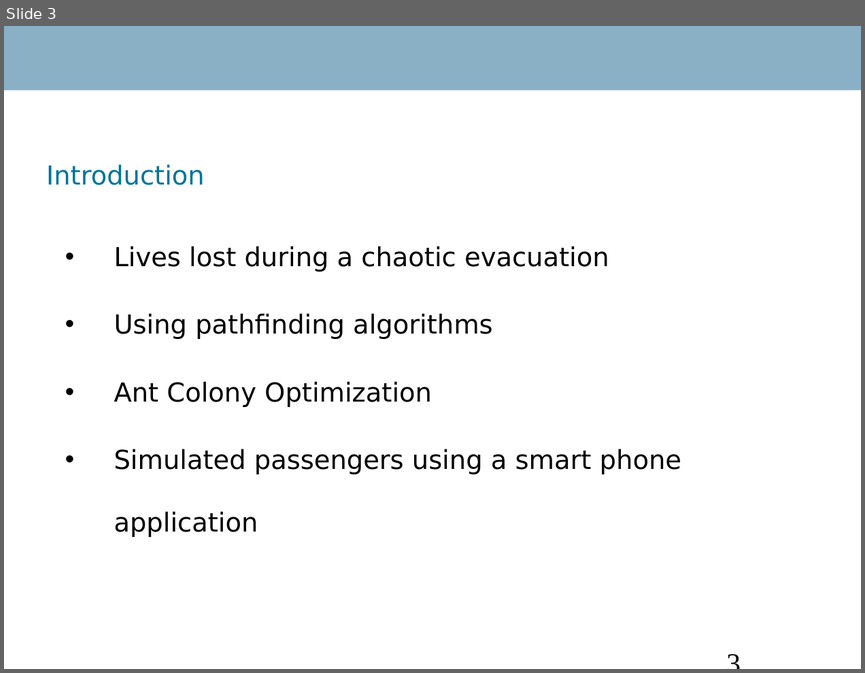
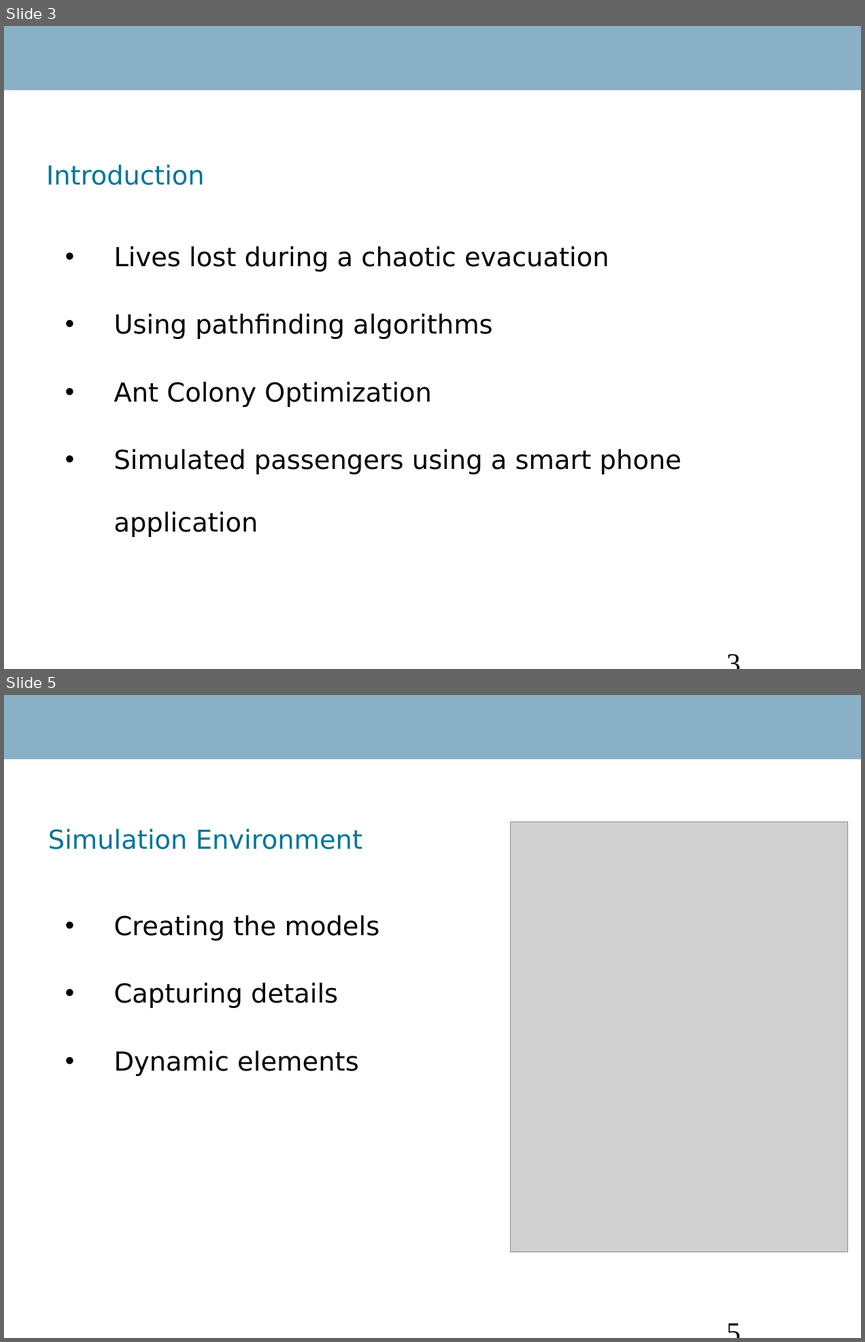
Before and after one commit to Danidude/Master-Thesis, a slide deck: Report/IKT 590 Master Thesis.ppt. Shown one above the other, each under a label of ours: slide 3 before the commit, slides 3 and 5 after it; the slides between them are not shown. The pictures are 865x673 and 865x1342 pixels, drawn with LibreOffice and Linux fonts; fonts in the diff are those of the drawing; grey boxes stand for pictures; background and template pictures are left out. Boxes give left, top, right and bottom in pixels: in the first picture for what was removed or moved away, otherwise in the second. Text is boxed around its words. In the diff, an @@ line names an element or a change of style, - is before the commit and + after.

Commit message:
Finished slide 4 and 5

```diff
--- a/Report/IKT 590 Master Thesis.ppt
+++ b/Report/IKT 590 Master Thesis.ppt
@@ slide 5 added at [4, 695, 861, 1338], background #FFFFFF; not listed: 1 template element that a slide beside it also shows @@
@@ title added at [48, 828, 362, 849], 22 pt, text #00759A @@
+Simulation Environment
@@ picture added at [511, 821, 848, 1252] @@
@@ text added at [114, 915, 380, 1076], 22 pt, text #000000 @@
+• Creating the models
+• Capturing details
+• Dynamic elements
@@ page number added at [718, 1309, 838, 1338], 24 pt, text #000000 @@
+5
```
Also in this commit, not shown: 2 slides changed, 1 slide removed.
